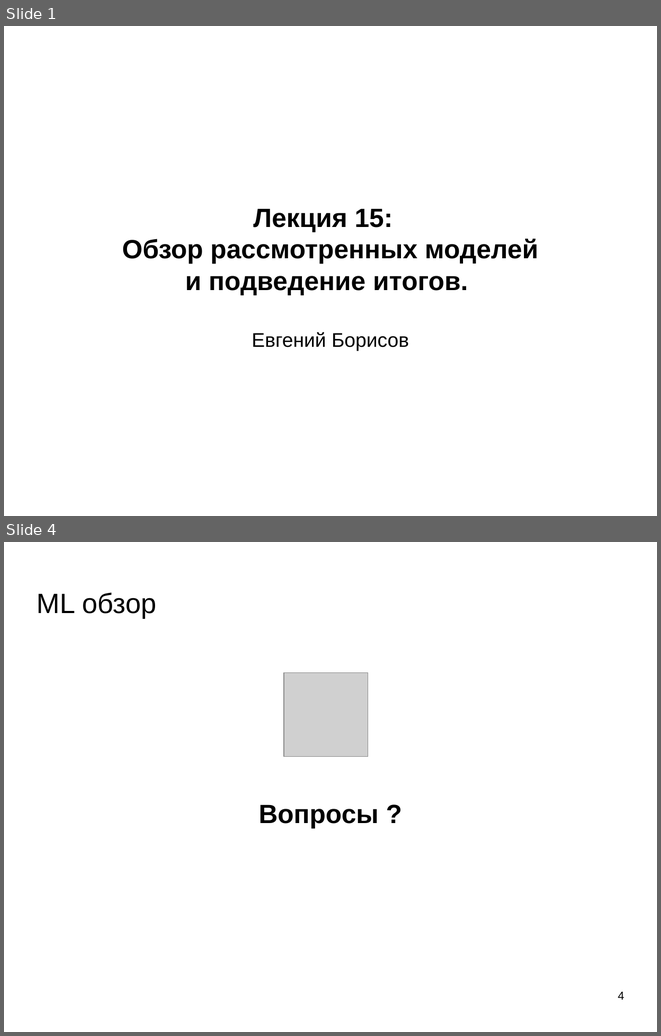
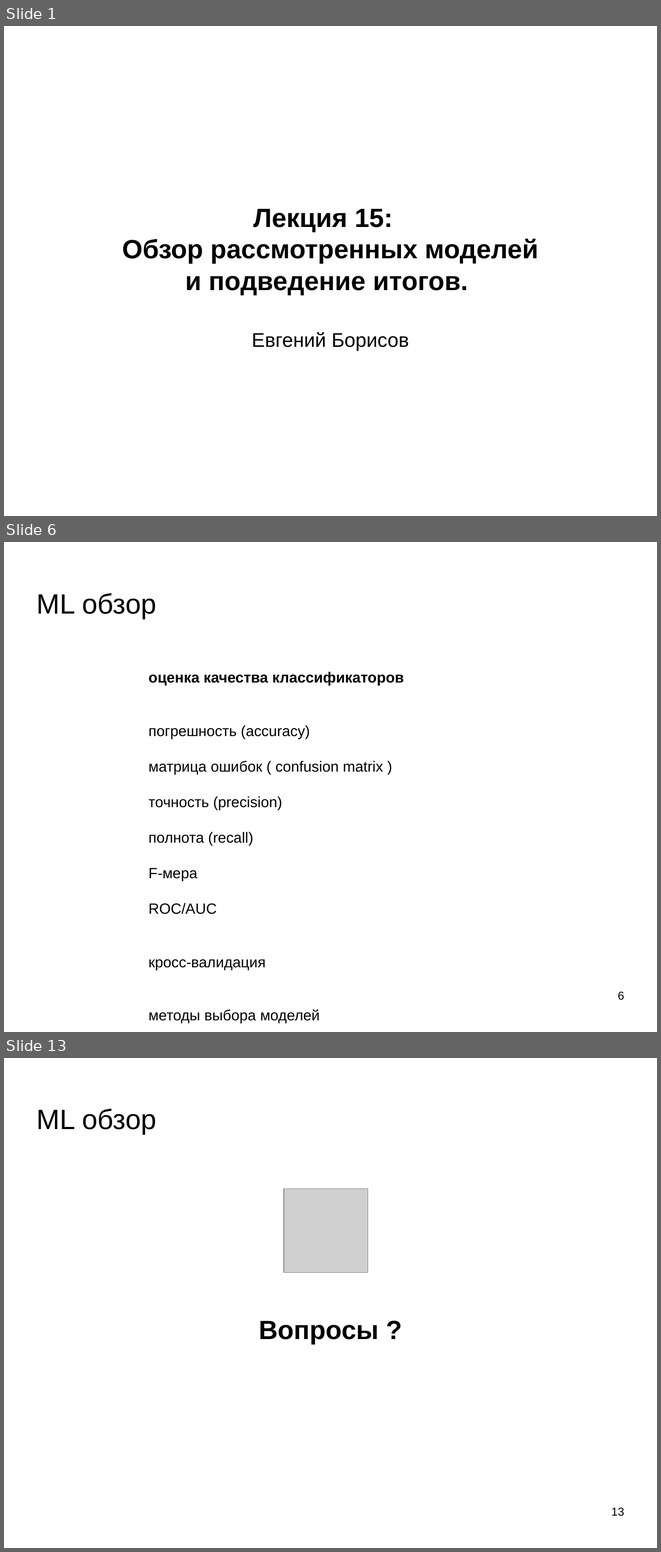
Before and after one commit to mechanoid5/ml_lectorium_legacy, a slide deck: 15-conclusion.odp. Shown one above the other, each under a label of ours: slides 1 and 4 before the commit, slides 1, 6 and 13 after it; the slides between them are not shown. The pictures are 661x1036 and 661x1552 pixels, drawn with LibreOffice and Linux fonts; fonts in the diff are those of the drawing; grey boxes stand for pictures; background and template pictures are left out. Boxes give left, top, right and bottom in pixels: in the first picture for what was removed or moved away, otherwise in the second. Text is boxed around its words. In the diff, an @@ line names an element or a change of style, - is before the commit and + after.

```diff
--- a/15-conclusion.odp
+++ b/15-conclusion.odp
@@ slide 6 added at (4, 542, 657, 1032), background picture (left out) @@
@@ title added at (37, 593, 156, 619), 33.9 pt, text #000000 @@
+ML обзор
@@ text added at (149, 671, 404, 1023), 18 pt, text #000000 @@
+оценка качества классификаторов
+погрешность (accuracy)
+матрица ошибок ( confusion matrix )
+точность (precision)
+полнота (recall)
+F-мера
+ROC/AUC
+кросс-валидация
+методы выбора моделей
@@ page number added at (618, 991, 624, 1000), 14 pt, text #000000 @@
+6
@@ what was slide 4 is now slide 13 @@
@@ page number at (611, 1507, 624, 1516): text changed @@
-4
+13
```
Also in this commit, not shown: 2 slides changed, 8 other slides added.
